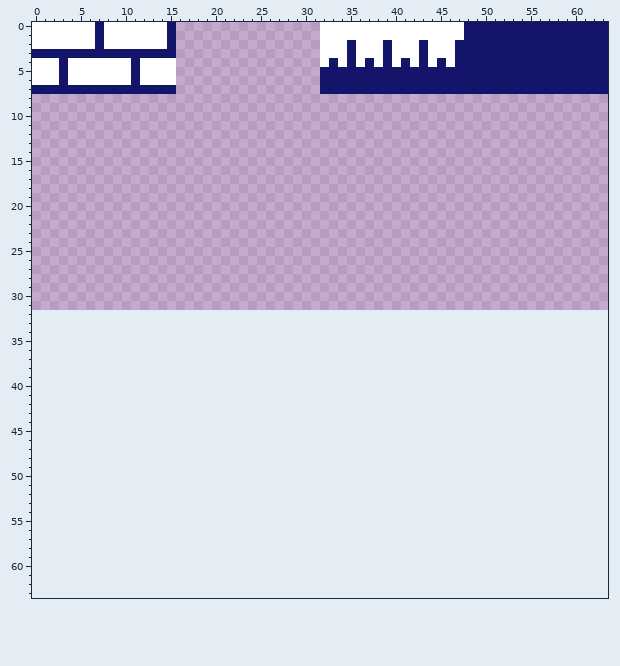
One commit to this pixel-art sprite: crunch/assets/tileset.png. This is how it looked before the edit.
The file is 64x32 pixels. The old version is drawn lined up with the new one, on the new canvas.
New version:
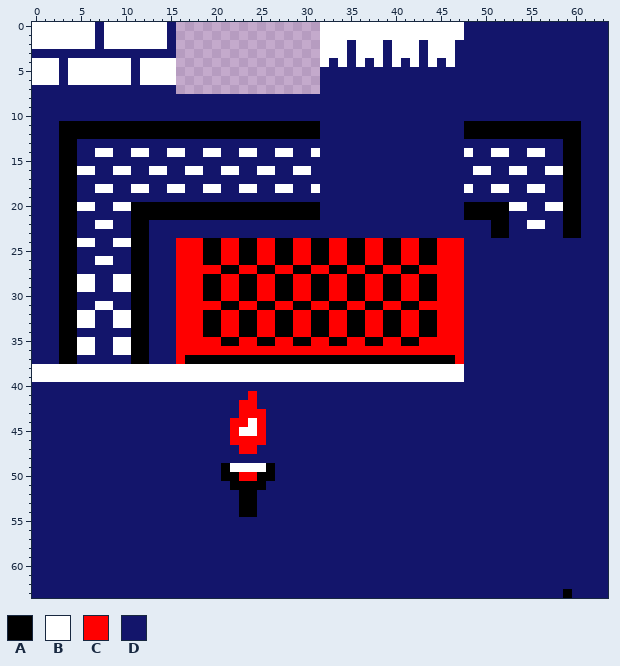
Palette (. is transparent): A #000000  B #ffffff  C #ff0000  D #13156b
What changed:
canvas 64x32 -> 64x64
y 8..10: x 0..63 ................................................................ -> DDDDDDDDDDDDDDDDDDDDDDDDDDDDDDDDDDDDDDDDDDDDDDDDDDDDDDDDDDDDDDDD
y 11..12: x 0..63 ................................................................ -> DDDAAAAAAAAAAAAAAAAAAAAAAAAAAAAADDDDDDDDDDDDDDDDAAAAAAAAAAAAADDD
y 13: x 0..63 ................................................................ -> DDDAADDDDDDDDDDDDDDDDDDDDDDDDDDDDDDDDDDDDDDDDDDDDDDDDDDDDDDAADDD
y 14: x 0..63 ................................................................ -> DDDAADDBBDDBBDDBBDDBBDDBBDDBBDDBDDDDDDDDDDDDDDDDBDDBBDDBBDDAADDD
y 15: x 0..63 ................................................................ -> DDDAADDDDDDDDDDDDDDDDDDDDDDDDDDDDDDDDDDDDDDDDDDDDDDDDDDDDDDAADDD
y 16: x 0..63 ................................................................ -> DDDAABBDDBBDDBBDDBBDDBBDDBBDDBBDDDDDDDDDDDDDDDDDDBBDDBBDDBBAADDD
y 17: x 0..63 ................................................................ -> DDDAADDDDDDDDDDDDDDDDDDDDDDDDDDDDDDDDDDDDDDDDDDDDDDDDDDDDDDAADDD
y 18: x 0..63 ................................................................ -> DDDAADDBBDDBBDDBBDDBBDDBBDDBBDDBDDDDDDDDDDDDDDDDBDDBBDDBBDDAADDD
y 19: x 0..63 ................................................................ -> DDDAADDDDDDDDDDDDDDDDDDDDDDDDDDDDDDDDDDDDDDDDDDDDDDDDDDDDDDAADDD
y 20: x 0..63 ................................................................ -> DDDAABBDDBBAAAAAAAAAAAAAAAAAAAAADDDDDDDDDDDDDDDDAAAAABBDDBBAADDD
y 21: x 0..63 ................................................................ -> DDDAADDDDDDAAAAAAAAAAAAAAAAAAAAADDDDDDDDDDDDDDDDAAAAADDDDDDAADDD
y 22: x 0..63 ................................................................ -> DDDAADDBBDDAADDDDDDDDDDDDDDDDDDDDDDDDDDDDDDDDDDDDDDAADDBBDDAADDD
y 23: x 0..63 ................................................................ -> DDDAADDDDDDAADDDDDDDDDDDDDDDDDDDDDDDDDDDDDDDDDDDDDDAADDDDDDAADDD
y 24: x 0..63 ................................................................ -> DDDAABBDDBBAADDDCCCAACCAACCAACCAACCAACCAACCAACCCDDDDDDDDDDDDDDDD
y 25: x 0..63 ................................................................ -> DDDAADDDDDDAADDDCCCAACCAACCAACCAACCAACCAACCAACCCDDDDDDDDDDDDDDDD
y 26: x 0..63 ................................................................ -> DDDAADDBBDDAADDDCCCAACCAACCAACCAACCAACCAACCAACCCDDDDDDDDDDDDDDDD
y 27: x 0..63 ................................................................ -> DDDAADDDDDDAADDDCCCCCAACCAACCAACCAACCAACCAACCCCCDDDDDDDDDDDDDDDD
y 28..29: x 0..63 ................................................................ -> DDDAABBDDBBAADDDCCCAACCAACCAACCAACCAACCAACCAACCCDDDDDDDDDDDDDDDD
y 30: x 0..63 ................................................................ -> DDDAADDDDDDAADDDCCCAACCAACCAACCAACCAACCAACCAACCCDDDDDDDDDDDDDDDD
y 31: x 0..63 ................................................................ -> DDDAADDBBDDAADDDCCCCCAACCAACCAACCAACCAACCAACCCCCDDDDDDDDDDDDDDDD
y 32..33: x 0..63 ................................................................ -> DDDAABBDDBBAADDDCCCAACCAACCAACCAACCAACCAACCAACCCDDDDDDDDDDDDDDDD
y 34: x 0..63 ................................................................ -> DDDAADDDDDDAADDDCCCAACCAACCAACCAACCAACCAACCAACCCDDDDDDDDDDDDDDDD
y 35: x 0..63 ................................................................ -> DDDAABBDDBBAADDDCCCCCAACCAACCAACCAACCAACCAACCCCCDDDDDDDDDDDDDDDD
y 36: x 0..63 ................................................................ -> DDDAABBDDBBAADDDCCCCCCCCCCCCCCCCCCCCCCCCCCCCCCCCDDDDDDDDDDDDDDDD
y 37: x 0..63 ................................................................ -> DDDAADDDDDDAADDDCAAAAAAAAAAAAAAAAAAAAAAAAAAAAAACDDDDDDDDDDDDDDDD
y 38..39: x 0..63 ................................................................ -> BBBBBBBBBBBBBBBBBBBBBBBBBBBBBBBBBBBBBBBBBBBBBBBBDDDDDDDDDDDDDDDD
y 40: x 0..63 ................................................................ -> DDDDDDDDDDDDDDDDDDDDDDDDDDDDDDDDDDDDDDDDDDDDDDDDDDDDDDDDDDDDDDDD
y 41: x 0..63 ................................................................ -> DDDDDDDDDDDDDDDDDDDDDDDDCDDDDDDDDDDDDDDDDDDDDDDDDDDDDDDDDDDDDDDD
y 42: x 0..63 ................................................................ -> DDDDDDDDDDDDDDDDDDDDDDDCCDDDDDDDDDDDDDDDDDDDDDDDDDDDDDDDDDDDDDDD
y 43: x 0..63 ................................................................ -> DDDDDDDDDDDDDDDDDDDDDDDCCCDDDDDDDDDDDDDDDDDDDDDDDDDDDDDDDDDDDDDD
y 44: x 0..63 ................................................................ -> DDDDDDDDDDDDDDDDDDDDDDCCBCDDDDDDDDDDDDDDDDDDDDDDDDDDDDDDDDDDDDDD
y 45: x 0..63 ................................................................ -> DDDDDDDDDDDDDDDDDDDDDDCBBCDDDDDDDDDDDDDDDDDDDDDDDDDDDDDDDDDDDDDD
y 46: x 0..63 ................................................................ -> DDDDDDDDDDDDDDDDDDDDDDCCCCDDDDDDDDDDDDDDDDDDDDDDDDDDDDDDDDDDDDDD
y 47: x 0..63 ................................................................ -> DDDDDDDDDDDDDDDDDDDDDDDCCDDDDDDDDDDDDDDDDDDDDDDDDDDDDDDDDDDDDDDD
y 48: x 0..63 ................................................................ -> DDDDDDDDDDDDDDDDDDDDDDDDDDDDDDDDDDDDDDDDDDDDDDDDDDDDDDDDDDDDDDDD
y 49: x 0..63 ................................................................ -> DDDDDDDDDDDDDDDDDDDDDABBBBADDDDDDDDDDDDDDDDDDDDDDDDDDDDDDDDDDDDD
y 50: x 0..63 ................................................................ -> DDDDDDDDDDDDDDDDDDDDDAACCAADDDDDDDDDDDDDDDDDDDDDDDDDDDDDDDDDDDDD
y 51: x 0..63 ................................................................ -> DDDDDDDDDDDDDDDDDDDDDDAAAADDDDDDDDDDDDDDDDDDDDDDDDDDDDDDDDDDDDDD
y 52..54: x 0..63 ................................................................ -> DDDDDDDDDDDDDDDDDDDDDDDAADDDDDDDDDDDDDDDDDDDDDDDDDDDDDDDDDDDDDDD
y 55..62: x 0..63 ................................................................ -> DDDDDDDDDDDDDDDDDDDDDDDDDDDDDDDDDDDDDDDDDDDDDDDDDDDDDDDDDDDDDDDD
y 63: x 0..63 ................................................................ -> DDDDDDDDDDDDDDDDDDDDDDDDDDDDDDDDDDDDDDDDDDDDDDDDDDDDDDDDDDDADDDD
